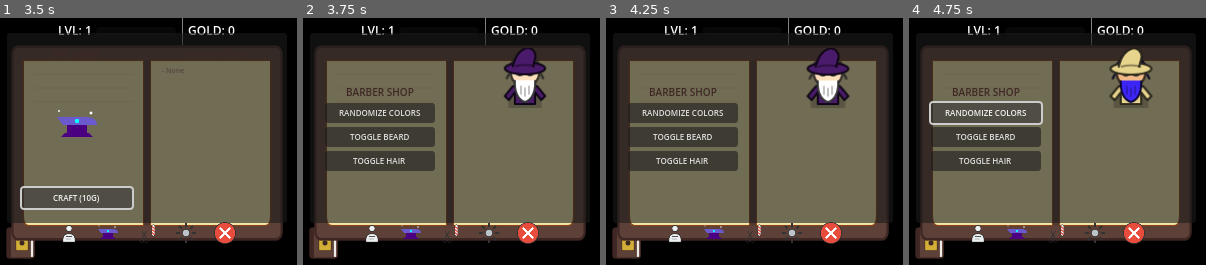
Above: before the commit, frames 1-4 (left to right).
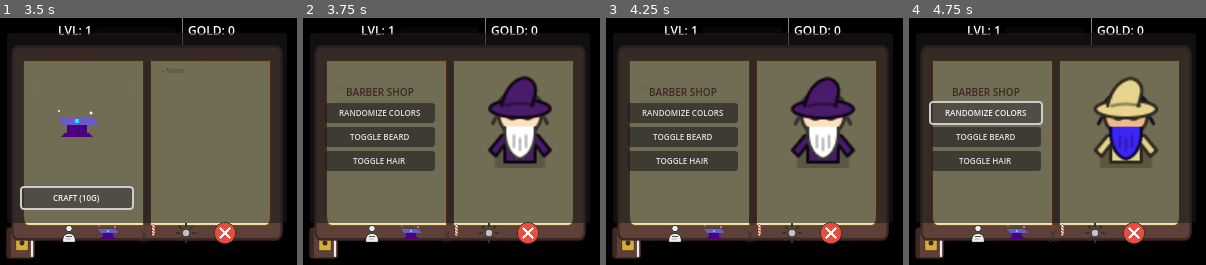
Above: after the commit, the same moments.

Repository: dgcarlucci/cast-lock
Game: Godot game, scene res://scenes/Main.tscn
Two runs of this game, one before a commit and one after it. Both use one fixed random seed, a clock stepped at 60 frames per second and the inputs below.
Inputs (mouse positions are in pixels of both pictures, inside the frame that each line leads up to):
- Up to frame 1 (3.5 s): click (20, 242) at 0.5 s; click (68, 232) at 1.25 s; click (106, 232) at 2 s; click "CRAFT (10G)" at 2.75 s
- Up to frame 2 (3.75 s): click (448, 232) at 3.5 s
- Up to frame 3 (4.25 s): no input
- Up to frame 4 (4.75 s): click "RANDOMIZE COLORS" at 4.25 s

Frame 1 is identical in both runs. In frame 2, 6.4% of the frame differs, in the area x 62-84%, y 12-60%; in frame 3, 6.5%; in frame 4, 6.3%.

Commit message:
fix: center wizard preview and polish Grimoire layout

Diff:
--- a/scenes/UI_Overlay.tscn
+++ b/scenes/UI_Overlay.tscn
@@ -287,7 +287,8 @@
 render_target_update_mode = 0
 
 [node name="WizardPreview" parent="Grimoire/TabContainer/Barber/RightPage/PreviewContainer/SubViewport" instance=ExtResource("5_wiz")]
-position = Vector2(60, 60)
+position = Vector2(55, 120)
+scale = Vector2(1.5, 1.5)
 
 [node name="Library" type="HSplitContainer" parent="Grimoire/TabContainer"]
 visible = false
